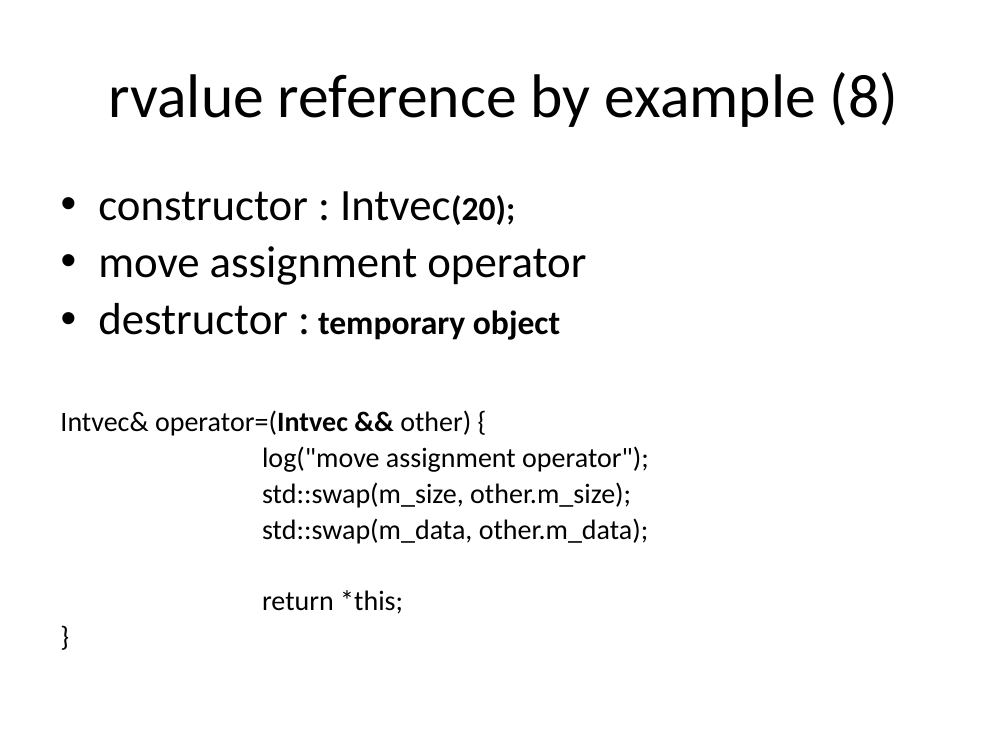
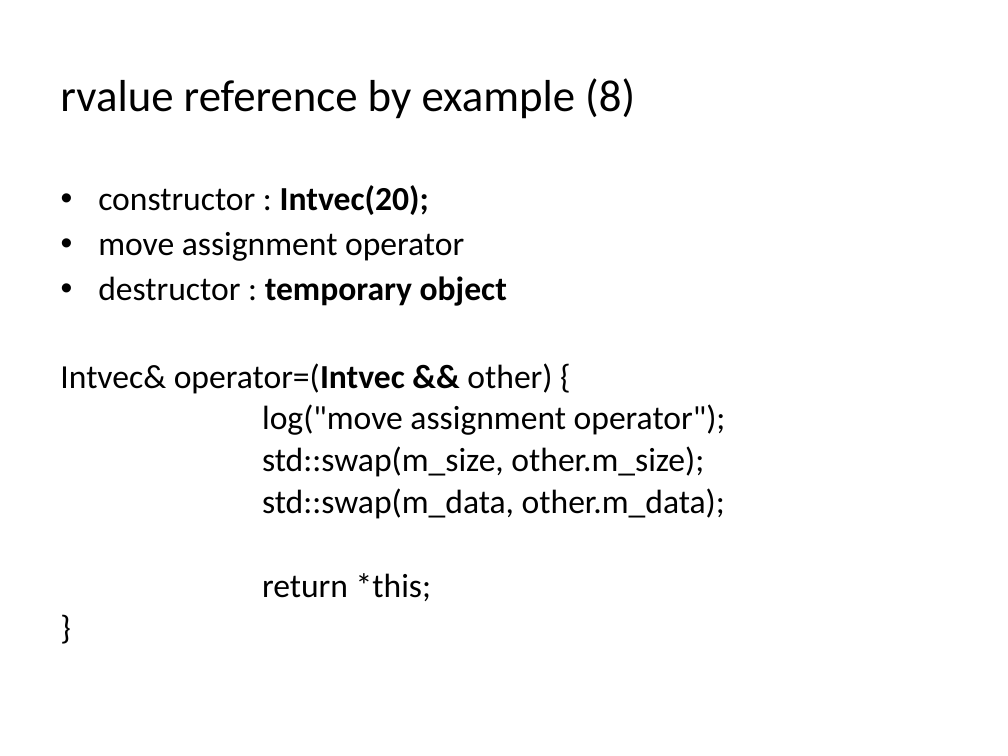
Before and after one commit to codengrow/scj, a slide deck: slide 14 of season1/episode2/rvalue-reference.odp. Drawn at 1008x756 pixels with LibreOffice and Linux fonts; fonts in the diff are those of the drawing; background and template pictures are left out. Boxes give left, top, right and bottom in pixels: in the first picture for what was removed or moved away, otherwise in the second. Text is boxed around its words. In the diff, an @@ line names an element or a change of style, - is before the commit and + after.

```diff
--- a/season1/episode2/rvalue-reference.odp
+++ b/season1/episode2/rvalue-reference.odp
@@ title "rvalue reference by example (8)" at box(60, 78, 635, 119): size 44 to 32 pt; alignment centre to left @@
@@ text "constructor : Intvec(20);" at box(60, 185, 726, 601): size 32 to 24 pt in "constructor : Intvec(20);", "move assignment operator", "destructor :"; bold on in "Intvec(20);"; size 20 to 24 pt in "Intvec& operator=(Intvec && other) {", "log("move assignment operator");", "std::swap(m_size, other.m_size);", "std::swap(m_data, other.m_data);" and 2 more places @@
```
Also in this commit, not shown: 16 other slides changed, 3 other files.
